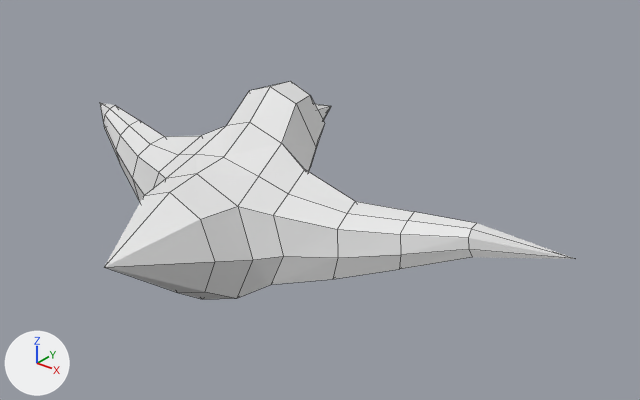
A saved change to the Blender file Blend Files/bird.blend.
The view is the same before and after, from a camera (50 mm lens) standing at (14.24, -14.25, 10.04) and looking at (1.72, 1.41, 0.33). The lights are fixed; the arrows at lower left show +X, +Y and +Z. Mesh edges are drawn as thin lines.

Before the edit, the objects in view are built like this:
```python
me_cylinder_002 = bpy.data.meshes.new('Cylinder.002')
me_cylinder_002.from_pydata(...)  # 69 vertices, 62 faces; spans x -8.07..0.0, y -2.91..1.99, z -4.02..4.05
# before: 1 (0.0, -1.69, 4.05) at pixel (331, 106), 3 (0.0, -1.11, 2.94), 5 (0.0, -2.1, 2.94), 7 (-0.35, -1.95, 2.94), 9 (-0.49, -1.6, 2.94)
# before: 11 (-0.35, -1.25, 2.94), 22 (0.0, -1.04, 2.73), 23 (0.0, -2.84, 2.36) at pixel (290, 81), 24 (-0.64, -2.6, 2.36) at pixel (272, 85), 25 (-0.82, -1.78, 2.73)
# before: 26 (-0.58, -1.25, 2.73), 32 (0.0, -0.39, 2.29), 33 (0.0, -2.91, 1.56) at pixel (270, 86), 34 (-0.79, -2.61, 1.62) at pixel (249, 90), 35 (-1.05, -1.34, 2.1)
# before: 36 (-0.74, -0.67, 2.23)
# before: 19 (-1.72, 0.27, -1.1)
# before: 58 (-6.1, -0.71, 1.61), 59 (-6.16, -0.51, 1.36), 60 (-6.25, -0.43, 1.08) at pixel (104, 128)
ob_cylinder = bpy.data.objects.new('Cylinder', me_cylinder_002)
ob_cylinder.location = (0.0, 0.0, 0.0)
ob_cylinder.rotation_euler = (-1.571, 0.0, 0.0)  # degrees (-90, 0, 0)
_m = ob_cylinder.modifiers.new('Mirror', 'MIRROR')
```
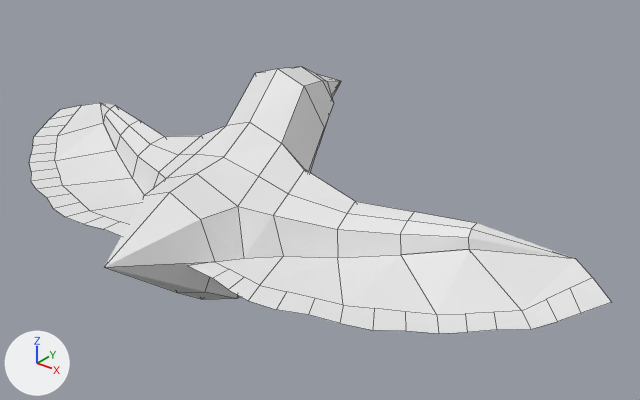
Commit message: Continued bird model

Where the change shows, as pixel boxes [x1, y1, x2, y2] in the pictures (640 x 400 px; the box of a moved part takes in the faces that stretch with it):
'Cylinder', reshaped (22% wider, 22% taller)
    before: [100, 81, 575, 299]
    after: [29, 67, 611, 334]
part 1 of me_cylinder_002, added
    after: [29, 103, 611, 334]
part 2 of me_cylinder_002, moved or reshaped
    before: [226, 81, 331, 172]
    after: [226, 67, 341, 172]
part 3 of me_cylinder_002, moved or reshaped
    both: [153, 173, 283, 298]
part 4 of me_cylinder_002, moved or reshaped (not visible afterwards)
    before: [104, 125, 572, 269]

Diff of the bpy script that builds the scene:
```diff
--- a/Blend Files/bird.blend.py
+++ b/Blend Files/bird.blend.py
@@ me_cylinder_002 @@
 # used by ob_cylinder; location = (0.0, 0.0, 0.0); rotation_euler = (-1.571, 0.0, 0.0), in degrees (-90, 0, 0)
 # verts and faces of me_cylinder_002; kept vertices keep their numbers, new ones are numbered from 69
-me_cylinder_002.from_pydata(...)  # 69 vertices, 62 faces; spans x -8.07..0.0, y -2.91..1.99, z -4.02..4.05
+me_cylinder_002.from_pydata(...)  # 121 vertices, 82 faces; spans x -9.22..0.0, y -3.3..1.99, z -4.02..4.49
+# me_cylinder_002 part 1: a new loose piece of 52 vertices spanning x -9.22..-1.0, y -0.64..0.13, z -2.75..2.37
+# me_cylinder_002 part 2
+verts[1] = (0.0, -2.29, 4.49)  # moved, pixel (341, 81)
+verts[3] = (0.0, -1.8, 3.37)  # moved
+verts[5] = (0.0, -2.78, 3.37)  # moved, pixel (315, 73)
+verts[7] = (-0.38, -2.64, 3.37)  # moved
+verts[11] = (-0.38, -1.94, 3.37)  # moved
+verts[9] = (-0.53, -2.29, 3.37)  # moved
+verts[22] = (0.0, -1.57, 3.16)  # moved
+verts[23] = (0.0, -3.12, 2.8)  # moved, pixel (301, 66)
+verts[24] = (-0.67, -2.88, 2.8)  # moved
+verts[25] = (-0.86, -2.25, 3.05)  # moved
+verts[26] = (-0.62, -1.79, 3.16)  # moved
+verts[32] = (0.0, -0.86, 2.57)  # moved
+verts[33] = (0.0, -3.3, 1.85)  # moved, pixel (277, 68)
+verts[34] = (-0.82, -3.0, 1.91)  # moved, pixel (255, 73)
+verts[35] = (-1.07, -1.81, 2.38)  # moved
+verts[36] = (-0.77, -1.14, 2.52)  # moved
+# me_cylinder_002 part 3
+verts[19] = (-1.72, 0.09, -1.41)  # moved
+# me_cylinder_002 part 4
+verts[58] = (-6.11, -0.65, 1.59)  # moved
+verts[59] = (-6.16, -0.44, 1.36)  # moved
+verts[60] = (-6.24, -0.39, 1.11)  # moved
```
